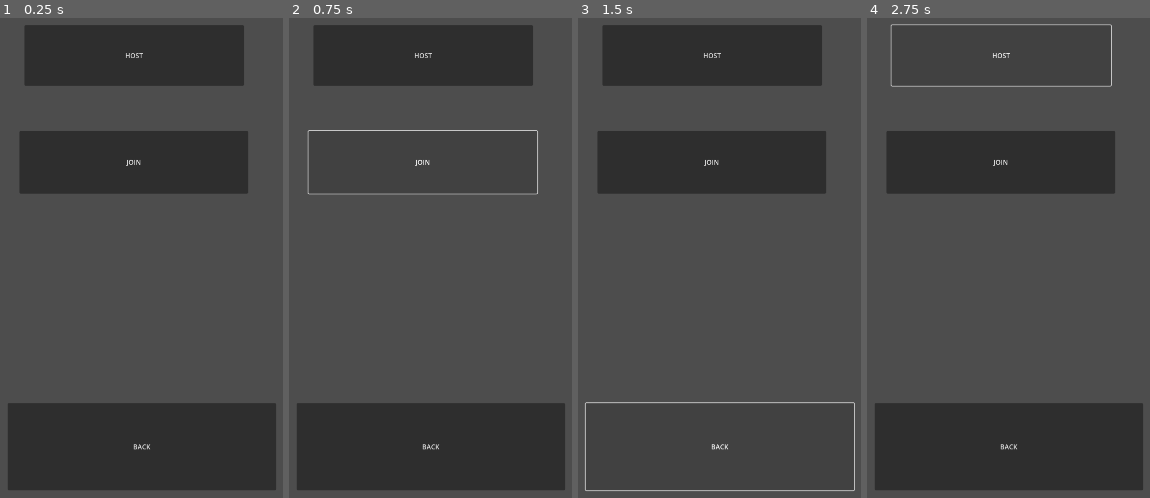
Above: before the commit, frames 1-4 (left to right).
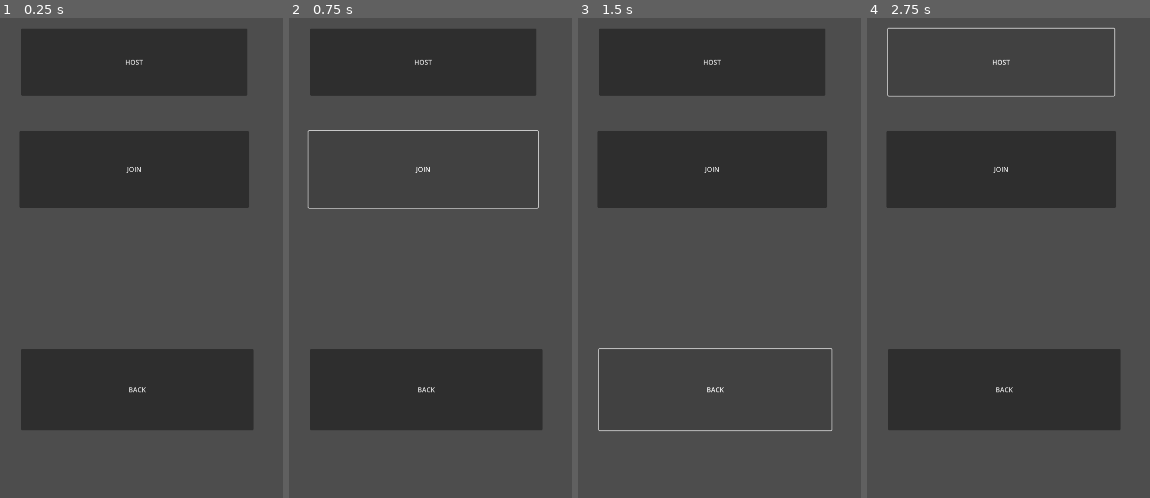
Above: after the commit, the same moments.

Repository: Koloss0/Out-Of-The-Gutter
Game: Godot game, scene res://HostJoin_page.tscn
Same seed, same stepped clock (60 frames per second), same inputs: the game is played once before the commit and once after it. This scene is started directly instead of the project's main scene.
Inputs:
- Up to frame 1 (0.25 s): no input
- Up to frame 2 (0.75 s): click "JOIN" at 0.5 s
- Up to frame 3 (1.5 s): click "BACK" at 1.25 s
- Up to frame 4 (2.75 s): click "HOST" at 2 s

The runs differ from the first frame. In frame 1, 26% of the frame differs, in the area x 2-98%, y 1-99%; in frame 2, 25%; in frame 3, 6.1%; in frame 4, 25%.

Commit message:
Updated the host join page

Diff:
--- a/HostJoin_page.tscn
+++ b/HostJoin_page.tscn
@@ -2,24 +2,24 @@
 
 [node name="StartGame-HostJoin" type="Node2D"]
 
-[node name="Button3" type="Button" parent="."]
+[node name="JoinButton" type="Button" parent="."]
 offset_left = 265.0
 offset_top = 773.0
-offset_right = 814.0
-offset_bottom = 923.0
+offset_right = 816.0
+offset_bottom = 957.0
 text = "JOIN"
 
-[node name="Button4" type="Button" parent="."]
-offset_left = 237.0
-offset_top = 1426.0
-offset_right = 881.0
-offset_bottom = 1635.0
+[node name="BackButton" type="Button" parent="."]
+offset_left = 269.0
+offset_top = 1296.0
+offset_right = 827.0
+offset_bottom = 1491.0
 text = "BACK
 "
 
-[node name="Button5" type="Button" parent="."]
-offset_left = 277.0
-offset_top = 519.0
-offset_right = 804.0
-offset_bottom = 664.0
+[node name="HostButton" type="Button" parent="."]
+offset_left = 269.0
+offset_top = 527.0
+offset_right = 812.0
+offset_bottom = 688.0
 text = "HOST"
--- /dev/null
+++ b/LeaderBoard.tscn
@@ -0,0 +1,16 @@
+[gd_scene format=3 uid="uid://g0do56sm0vwc"]
+
+[node name="LeaderBoard" type="Control"]
+layout_mode = 3
+anchors_preset = 15
+anchor_right = 1.0
+anchor_bottom = 1.0
+grow_horizontal = 2
+grow_vertical = 2
+
+[node name="VBoxContainer" type="VBoxContainer" parent="."]
+layout_mode = 0
+offset_left = 330.0
+offset_top = 362.0
+offset_right = 808.0
+offset_bottom = 1056.0
--- /dev/null
+++ b/Lobby_page.tscn
@@ -0,0 +1,47 @@
+[gd_scene load_steps=2 format=3 uid="uid://b80ntjxq1w75s"]
+
+[sub_resource type="RectangleShape2D" id="RectangleShape2D_47dww"]
+size = Vector2(2013.85, 263.98)
+
+[node name="LobbyPage" type="Node"]
+
+[node name="CollisionShape2D2" type="CollisionShape2D" parent="."]
+position = Vector2(-68.8893, 966.898)
+rotation = 1.57152
+shape = SubResource("RectangleShape2D_47dww")
+one_way_collision_margin = 0.0
+debug_color = Color(0, 0, 0, 0.419608)
+
+[node name="ColorRect" type="TextureRect" parent="CollisionShape2D2"]
+offset_left = -965.0
+offset_top = -127.0
+offset_right = 733.0
+offset_bottom = 40.0
+
+[node name="CollisionShape2D3" type="CollisionShape2D" parent="."]
+position = Vector2(1169.28, 850.169)
+rotation = -1.57346
+scale = Vector2(1, 1)
+shape = SubResource("RectangleShape2D_47dww")
+one_way_collision_margin = 0.0
+debug_color = Color(0, 0, 0, 0.419608)
+
+[node name="ColorRect" type="TextureRect" parent="CollisionShape2D3"]
+offset_left = -837.0
+offset_top = -123.0
+offset_right = 868.0
+offset_bottom = 40.0
+
+[node name="CollisionShape2D" type="CollisionShape2D" parent="CollisionShape2D3"]
+position = Vector2(-957.09, -654.837)
+rotation = 1.57346
+scale = Vector2(1, 1)
+shape = SubResource("RectangleShape2D_47dww")
+one_way_collision_margin = 0.0
+debug_color = Color(0, 0, 0, 0.419608)
+
+[node name="Ground" type="TextureRect" parent="CollisionShape2D3/CollisionShape2D"]
+offset_left = -596.0
+offset_top = -131.0
+offset_right = 604.0
+offset_bottom = 140.0
